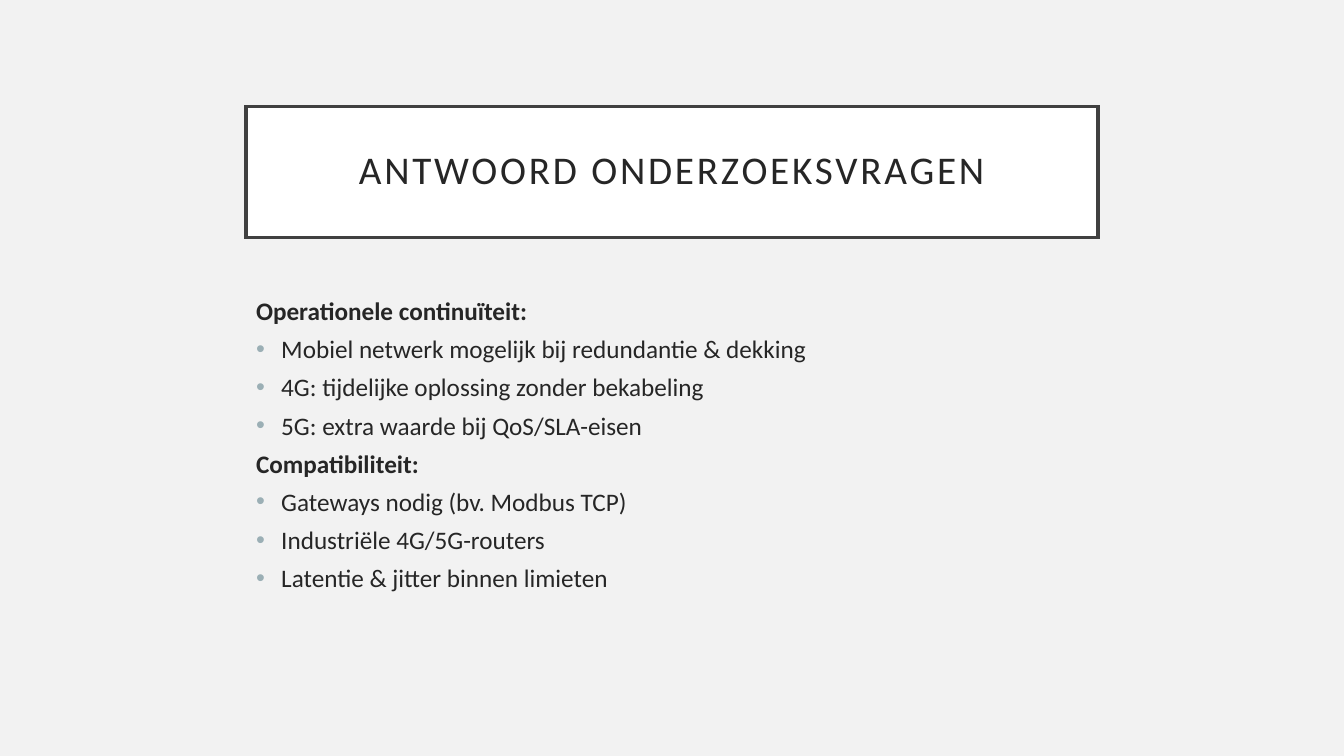
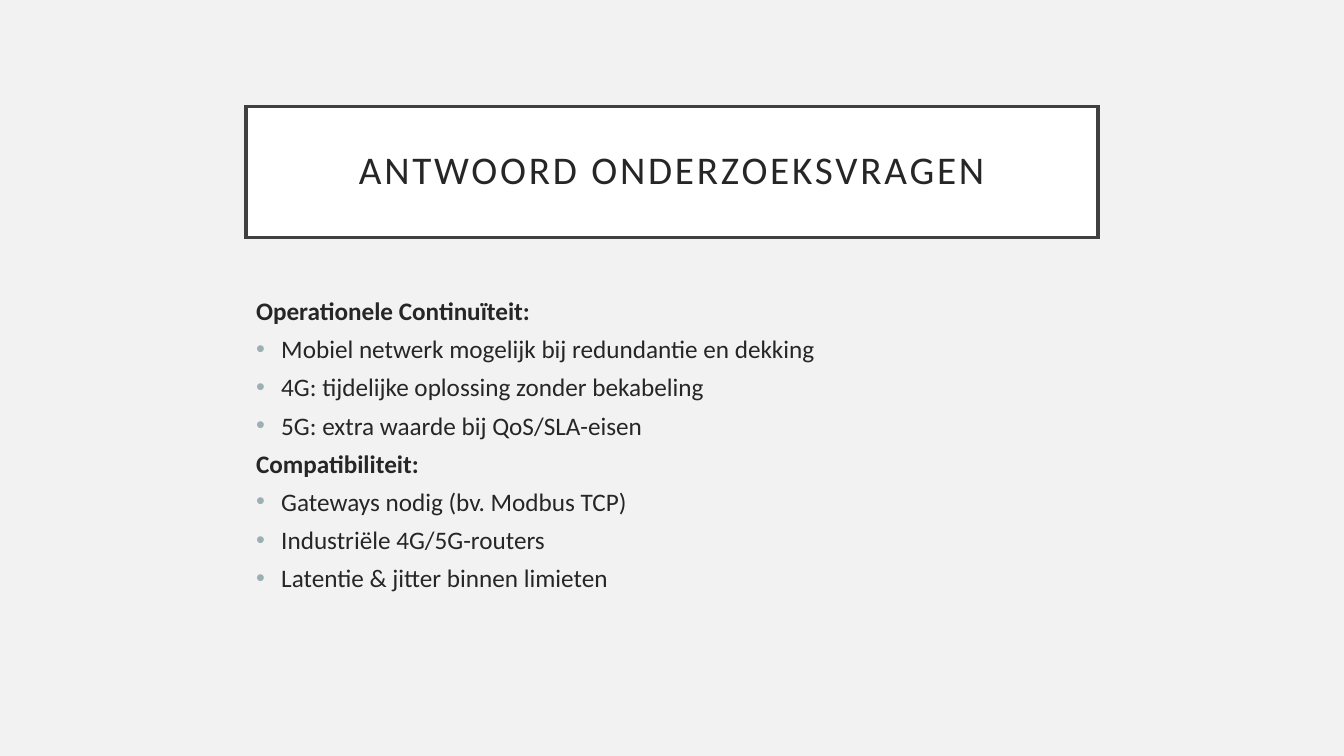
Before and after one commit to JanDeSomviele/Bachelorproef2025, a slide deck: slide 15 of Bachelorproef2025JanDeSomviele.odp. Drawn at 1344x756 pixels with LibreOffice and Linux fonts; fonts in the diff are those of the drawing. Boxes give left, top, right and bottom in pixels: in the first picture for what was removed or moved away, otherwise in the second. Text is boxed around its words. In the diff, an @@ line names an element or a change of style, - is before the commit and + after.

```diff
--- a/Bachelorproef2025JanDeSomviele.odp
+++ b/Bachelorproef2025JanDeSomviele.odp
@@ text at (x1=256, y1=302, x2=814, y2=363): text changed @@
-Operationele continuïteit:
-• Mobiel netwerk mogelijk bij redundantie & dekking
+Operationele Continuïteit:
+• Mobiel netwerk mogelijk bij redundantie en dekking
```
Also in this commit, not shown: 8 other slides changed, 1 other file.
